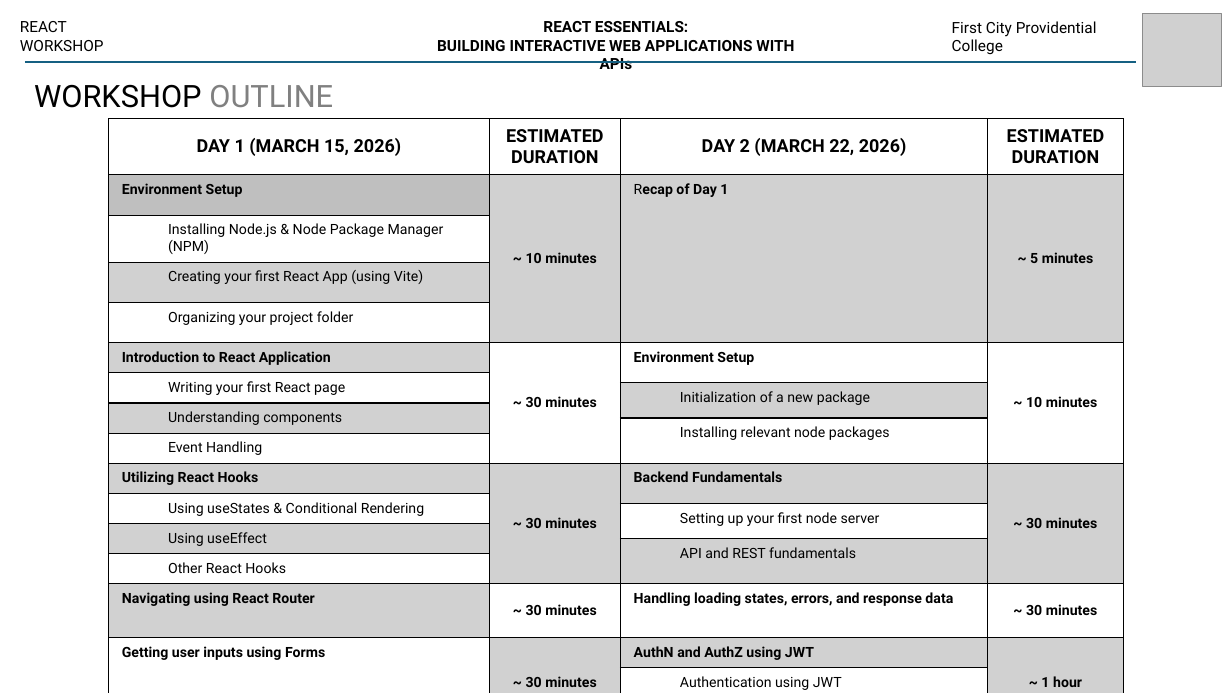
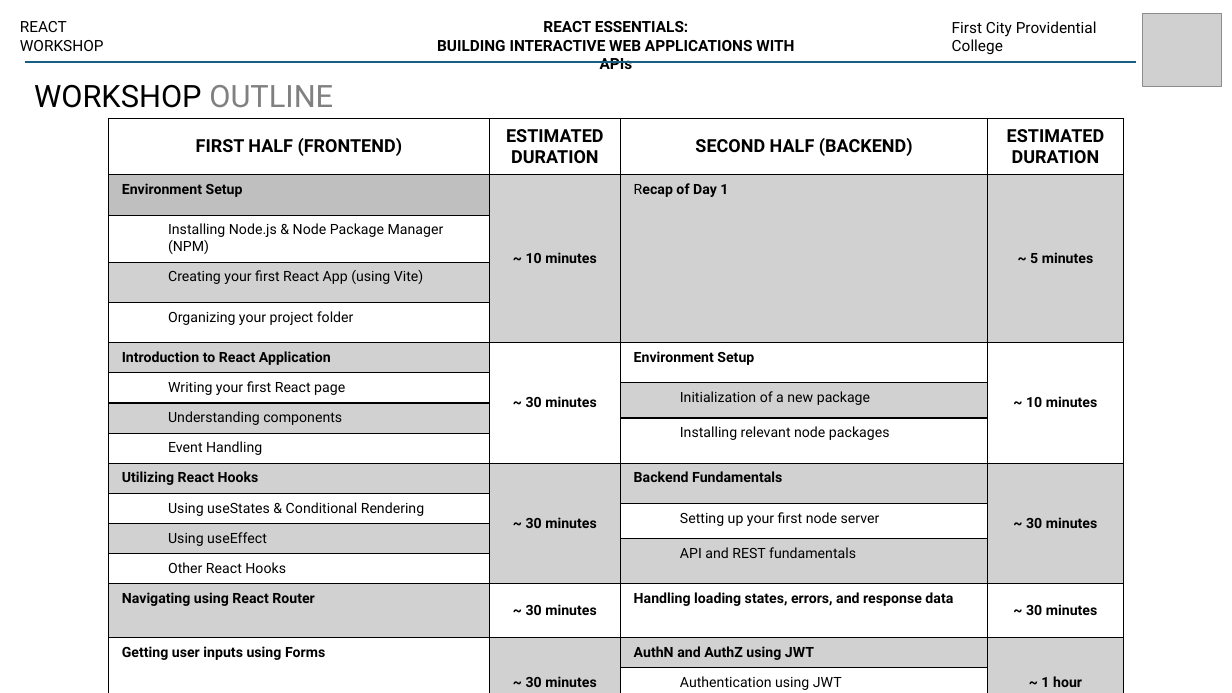
Before and after one commit to Cpm-X-Dev/ViteReactDemo, a slide deck: slide 2 of _Slides/REACT ESSENTIALS - HandsOn Presentation.pptx. Drawn at 1232x693 pixels with LibreOffice and Linux fonts; fonts in the diff are those of the drawing; grey boxes stand for pictures. Boxes give left, top, right and bottom in pixels: in the first picture for what was removed or moved away, otherwise in the second. Text is boxed around its words. In the diff, an @@ line names an element or a change of style, - is before the commit and + after.

```diff
--- a/_Slides/REACT ESSENTIALS - HandsOn Presentation.pptx
+++ b/_Slides/REACT ESSENTIALS - HandsOn Presentation.pptx
@@ table at [109, 118, 1124, 693] @@
-row 1, column 1: DAY 1 (MARCH 15, 2026)
+row 1, column 1: FIRST HALF (FRONTEND)
-row 1, column 3: DAY 2 (MARCH 22, 2026)
+row 1, column 3: SECOND HALF (BACKEND)
```
Also in this commit, not shown: 1 other slide changed, 2 slides added.
